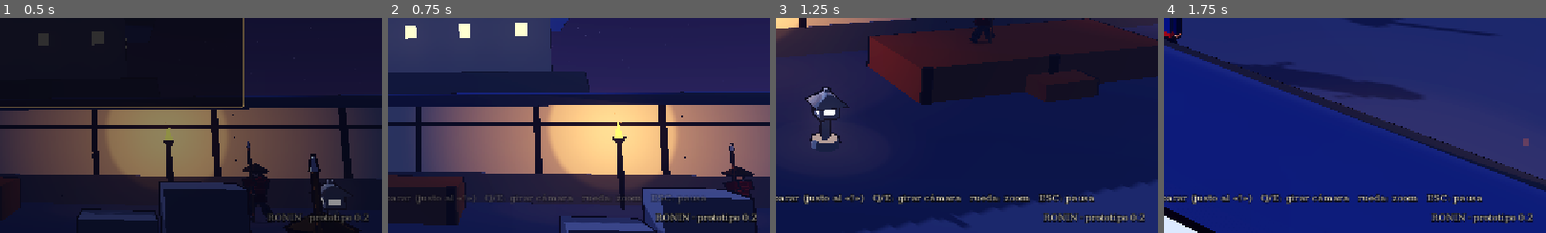
Above: before the commit, frames 1-4 (left to right).
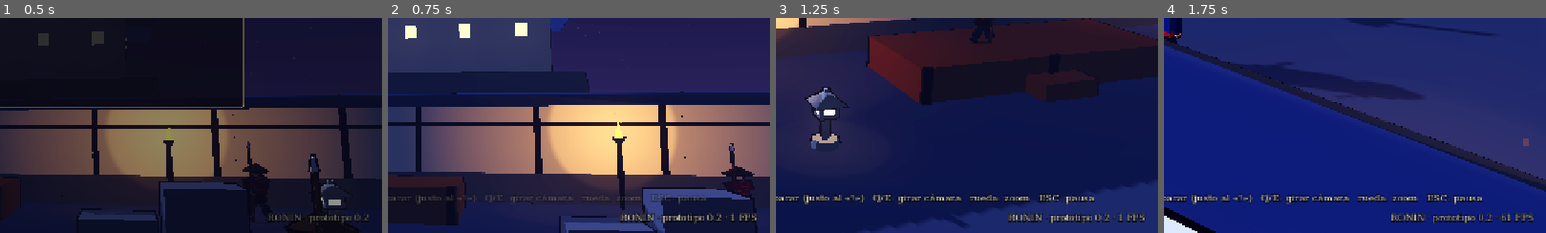
Above: after the commit, the same moments.

Repository: 26914233/trazzo
Game: Godot game, scene res://principal.tscn
The game is run twice, just before and just after one commit, with the same random seed, the same clock (stepped at 60 frames per second) and the same inputs.
Inputs (mouse positions are % of the whole screen's width and height, from its top left):
- Up to frame 1 (0.5 s): no input
- Up to frame 2 (0.75 s): tap Enter (aceptar) at 0.5 s; move the mouse to (72, 45) at 0.52 s; hold E (girar_derecha) from 0.53 s (still down); hold Enter (aceptar) from 0.53 s (still down); click (72, 45) at 0.67 s
- Up to frame 3 (1.25 s): keep holding E (girar_derecha); keep holding Enter (aceptar); tap Space (saltar) at 0.77 s
- Up to frame 4 (1.75 s): release E (girar_derecha) at 1.25 s; release Enter (aceptar) at 1.25 s; drag from (30, 55) to (45, 70) at 1.27 s
The pictures show only the part of the screen within x 50-100%, y 50-100%; the shares and areas given below are measured in that part.

Frame 1 is identical in both runs. In frame 2, 1.0% of the frame differs, in the area x 60-97%, y 90-96%; in frame 3, 1.2%; in frame 4, 1.3%, in the area x 59-97%, y 90-96%.

Commit message:
RONIN: APK de prueba 0.2 para Android y alcance decidido (opción C)
- Decisión del usuario (27-09-2026): un núcleo con variaciones y lanzamiento por
  capítulos, empezando por castillo + planicie + aldea. Registrada en el plan,
  el índice, el traspaso y CLAUDE.md.
- Ajustes para el móvil: FPS junto a la versión, «Atrás» pausa (y en pausa sale),
  pausa automática al pasar a segundo plano, texto de pausa para pantalla táctil
  y ayuda táctil con letra más grande.
- APK ronin-0.2-prueba.apk exportado en la nube (release, arm64, Android 7.0+,
  sin permisos) y guardado en Google Drive; el APK no se sube al repositorio.
  Cómo se genera, en ronin3d/godot/LEEME.md.
- Prueba automática: 15 de 15 en el editor y en una exportación release.

Co-Authored-By: Claude Opus 5.5 <noreply@anthropic.com>
Claude-Session: https://claude.ai/code/session_01EfL2Sd18n1j75YoG2dkHWC

Diff:
--- a/ronin3d/godot/scripts/hud.gd
+++ b/ronin3d/godot/scripts/hud.gd
@@ -11,6 +11,9 @@
 var etiqueta_soldados: Label
 var etiqueta_ayuda: Label
 var etiqueta_version: Label
+var texto_version := ""
+var tiempo_fps := 0.0
+var indicacion_pausa: Label
 var texto_antes_de_pausa := false
 var capa_texto: Control
 var titulo: Label
@@ -159,12 +162,11 @@
 	texto.text = "PAUSA"
 	_colocar(texto, Control.PRESET_CENTER, Rect2(-300, -110, 600, 80))
 	texto.horizontal_alignment = HORIZONTAL_ALIGNMENT_CENTER
-	var indicacion := _etiqueta(22, Datos.CREMA)
-	remove_child(indicacion)
-	capa_pausa.add_child(indicacion)
-	indicacion.text = "ESC o ENTER: continuar      Q: salir del juego"
-	_colocar(indicacion, Control.PRESET_CENTER, Rect2(-400, 0, 800, 36))
-	indicacion.horizontal_alignment = HORIZONTAL_ALIGNMENT_CENTER
+	indicacion_pausa = _etiqueta(22, Datos.CREMA)
+	remove_child(indicacion_pausa)
+	capa_pausa.add_child(indicacion_pausa)
+	_colocar(indicacion_pausa, Control.PRESET_CENTER, Rect2(-400, 0, 800, 36))
+	indicacion_pausa.horizontal_alignment = HORIZONTAL_ALIGNMENT_CENTER
 	capa_pausa.visible = false
 
 
@@ -181,6 +183,7 @@
 
 
 func poner_version(texto: String) -> void:
+	texto_version = texto
 	etiqueta_version.text = texto
 
 
@@ -220,17 +223,21 @@
 
 func mostrar_ayuda(tactil := false) -> void:
 	# En el móvil la ayuda va arriba: abajo están el joystick y los botones.
+	# En el móvil, además, con letra más grande: la pantalla es pequeña.
 	if tactil:
-		_colocar(etiqueta_ayuda, Control.PRESET_CENTER_TOP, Rect2(-420, 66, 840, 56))
+		_colocar(etiqueta_ayuda, Control.PRESET_CENTER_TOP, Rect2(-560, 62, 1120, 64))
 	else:
 		_colocar(etiqueta_ayuda, Control.PRESET_CENTER_BOTTOM, Rect2(-600, -68, 1200, 30))
+	etiqueta_ayuda.add_theme_font_size_override("font_size", 22 if tactil else 16)
 	etiqueta_ayuda.text = AYUDA_TACTIL if tactil else AYUDA_TECLADO
 	tiempo_ayuda = 0.0
 
 
 # En pausa se oculta el texto de la historia (si lo había) para que no se mezcle con el
 # menú de pausa, y el texto deja de escribirse hasta volver.
-func poner_pausa(activa: bool) -> void:
+func poner_pausa(activa: bool, tactil := false) -> void:
+	indicacion_pausa.text = "Toca la pantalla para continuar      «Atrás»: salir del juego" if tactil \
+		else "ESC o ENTER: continuar      Q: salir del juego"
 	if activa and not capa_pausa.visible:
 		texto_antes_de_pausa = capa_texto.visible
 		capa_texto.visible = false
@@ -243,6 +250,11 @@
 	if capa_pausa.visible:
 		return
 	tiempo += delta
+	# FPS junto a la versión, para las pruebas en el móvil (meta: 30 o más).
+	tiempo_fps += delta
+	if tiempo_fps >= 0.5:
+		tiempo_fps = 0.0
+		etiqueta_version.text = "%s · %d FPS" % [texto_version, Engine.get_frames_per_second()]
 	if escribiendo:
 		letras += VELOCIDAD_TEXTO * delta
 		cuerpo.visible_characters = int(letras)
--- a/ronin3d/godot/scripts/principal.gd
+++ b/ronin3d/godot/scripts/principal.gd
@@ -20,6 +20,8 @@
 
 func _ready() -> void:
 	process_mode = Node.PROCESS_MODE_ALWAYS
+	# Android: «atrás» pausa en vez de cerrar el juego (ver _notification).
+	get_tree().quit_on_go_back = false
 	var argumentos := OS.get_cmdline_user_args()
 	var con_tactil := DisplayServer.is_touchscreen_available() or "--tactil" in argumentos
 	# En pantallas táctiles el clic izquierdo no ataca: cada toque lo simularía.
@@ -132,7 +134,20 @@
 func alternar_pausa() -> void:
 	var pausado := not get_tree().paused
 	get_tree().paused = pausado
-	hud.poner_pausa(pausado)
+	hud.poner_pausa(pausado, tactil.activo)
+
+
+# En el móvil, el botón o gesto «atrás» pausa (y en pausa, cierra), y el juego se pausa
+# solo si pasa a segundo plano (una llamada, cambiar de aplicación).
+func _notification(que: int) -> void:
+	if que == NOTIFICATION_WM_GO_BACK_REQUEST:
+		if get_tree().paused:
+			get_tree().quit()
+		else:
+			alternar_pausa()
+	elif que == NOTIFICATION_APPLICATION_PAUSED:
+		if juego and juego.fase == "jugando" and not get_tree().paused:
+			alternar_pausa()
 
 
 func _input(evento: InputEvent) -> void:
Not shown, changed: CLAUDE.md
Not shown, changed: ronin3d/HANDOFF_RONIN.md
Not shown, changed: ronin3d/LEEME.md
Not shown, changed: ronin3d/PLAN_PRODUCCION.md
Not shown, changed: ronin3d/capturas/actual/camara_girada.png
Not shown, changed: ronin3d/capturas/actual/cierre.png
Not shown, changed: ronin3d/capturas/actual/combate.png
Not shown, changed: ronin3d/capturas/actual/intro.png
Not shown, changed: ronin3d/capturas/actual/parada.png
Not shown, changed: ronin3d/capturas/actual/patio.png
Not shown, changed: ronin3d/capturas/actual/pausa.png
Not shown, changed: ronin3d/capturas/actual/prueba.txt
(and 3 more such lines)
